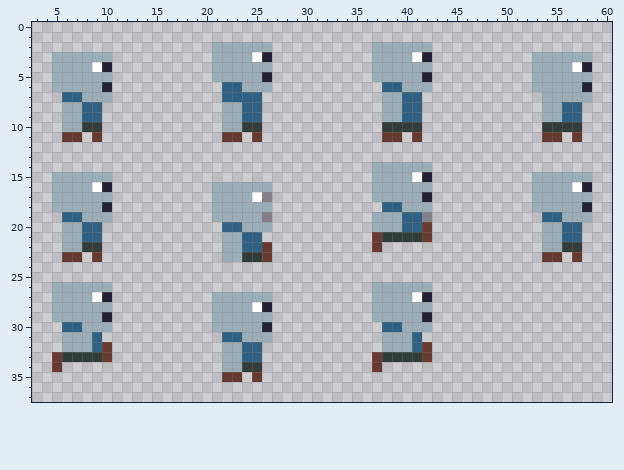
A pixel-art sprite gets an edit: Assets/Skeleton/Sprites/skelton.png. That is the earlier state.
The file is 64x64 pixels. Shown: x 3..60, y 0..37.
The result:
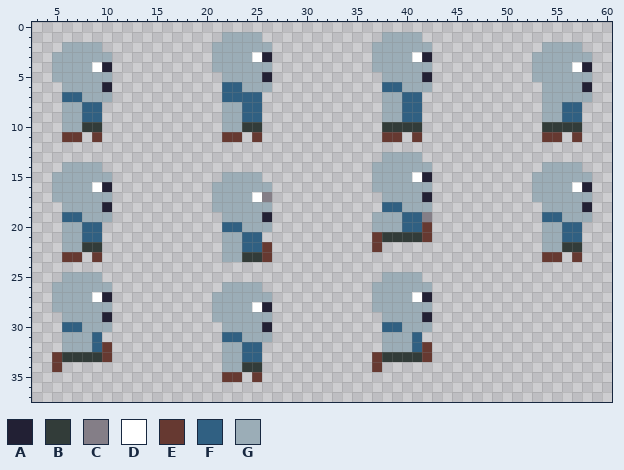
Palette (. is transparent): A #222034  B #323c39  C #847e87  D #ffffff  E #663931  F #306082  G #9badb7
What changed:
Changed rows in their new state; - is an unchanged pixel.
first column x 5:
 1 -----------------GGGG------------GGGG----------------
 2 -GGGG--------------------------------------------GGGG
 5 ----------------.---------------.--------------------
 6 .-----------------------------------------------.----
first column x 5:
13 ---------------------------------GGGG----------------
14 -GGGG--------------------------------------------GGGG
15 -----------------GGGG--------------------------------
17 --------------------------------.--------------------
18 .-----------------------------------------------.----
19 ----------------.----A-------------------------------
first column x 5:
25 -GGGG----------------------------GGGG
26 -----------------GGGG----------------
29 .-------------------------------.----
30 ----------------.--------------------
